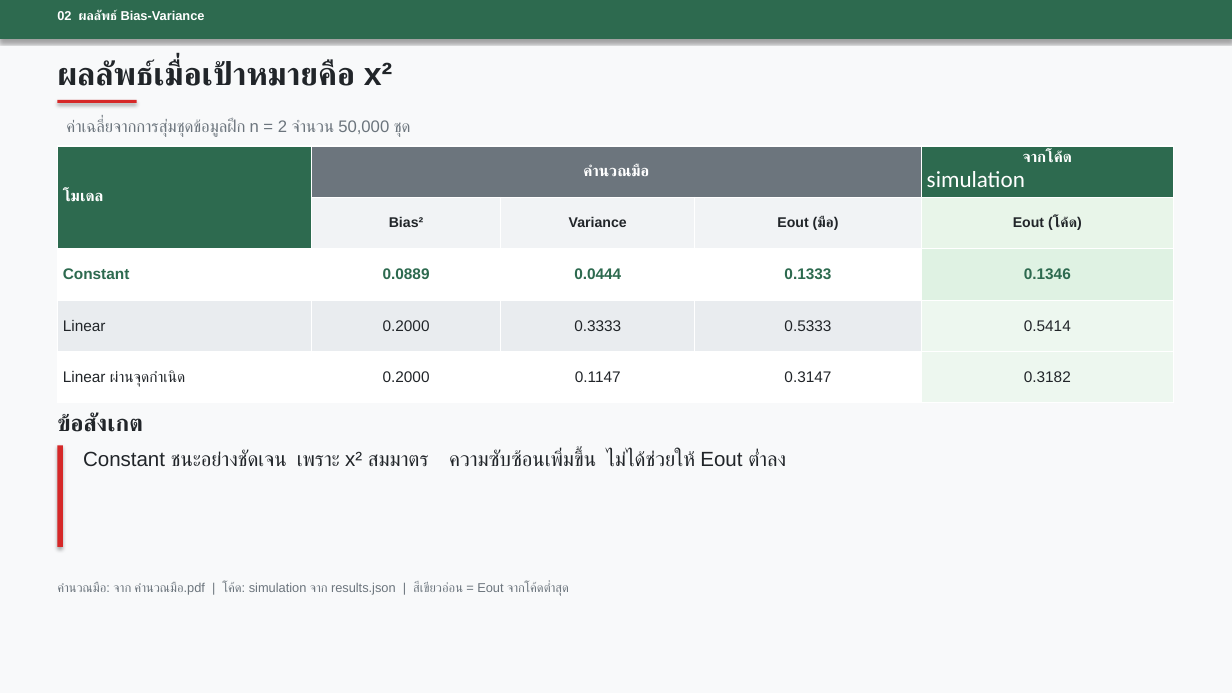
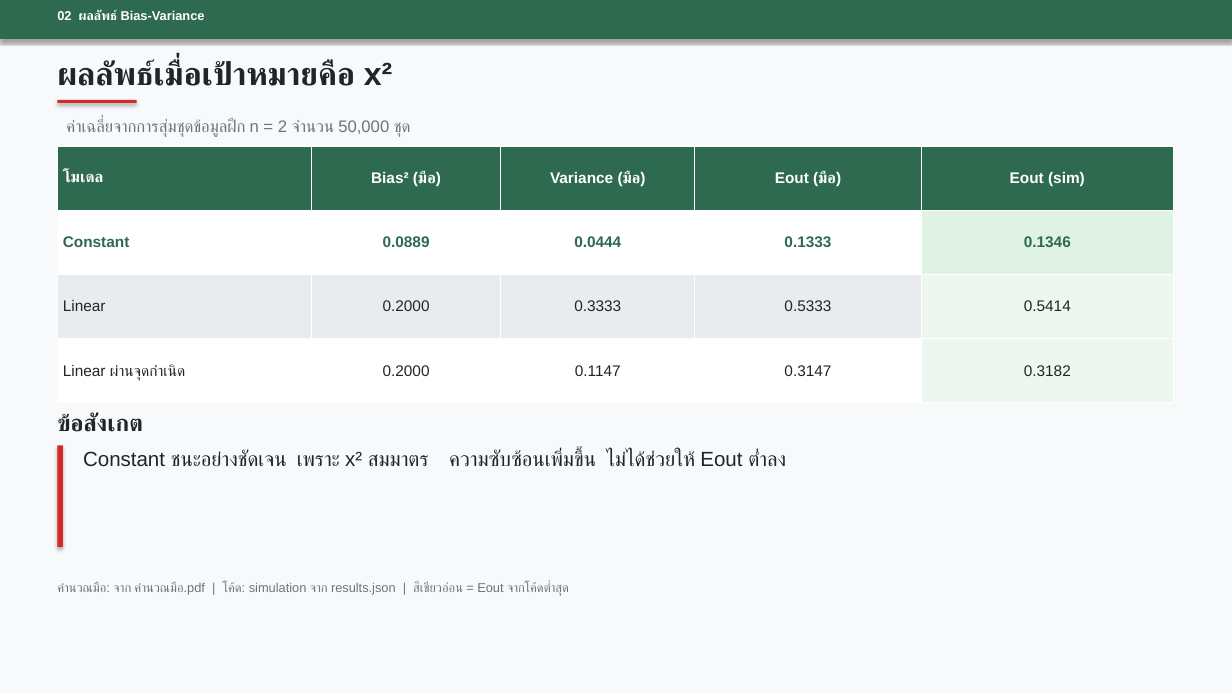
Before and after one commit to HungryBro/Machine_Leaning, a slide deck: slide 4 of Assignment/Week3/Slide/slides_Week3.pptx. Drawn at 1232x693 pixels with LibreOffice and Linux fonts; fonts in the diff are those of the drawing. Boxes give left, top, right and bottom in pixels: in the first picture for what was removed or moved away, otherwise in the second. Text is boxed around its words. In the diff, an @@ line names an element or a change of style, - is before the commit and + after.

```diff
--- a/Assignment/Week3/Slide/slides_Week3.pptx
+++ b/Assignment/Week3/Slide/slides_Week3.pptx
@@ table at (57,146,1174,403) @@
-row 1: โมเดล | คำนวณมือ |  |  | จากโค้ด / simulation
-row 2:  | Bias² | Variance | Eout (มือ) | Eout (โค้ด)
+row 1: โมเดล | Bias² (มือ) | Variance (มือ) | Eout (มือ) | Eout (sim)
```
Also in this commit, not shown: 1 other slide changed, 1 other file.
